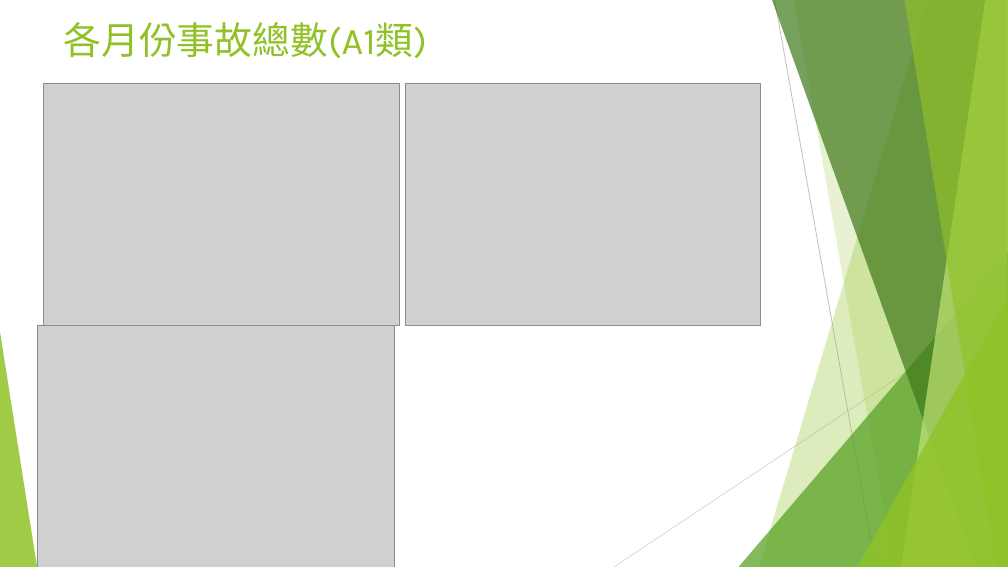
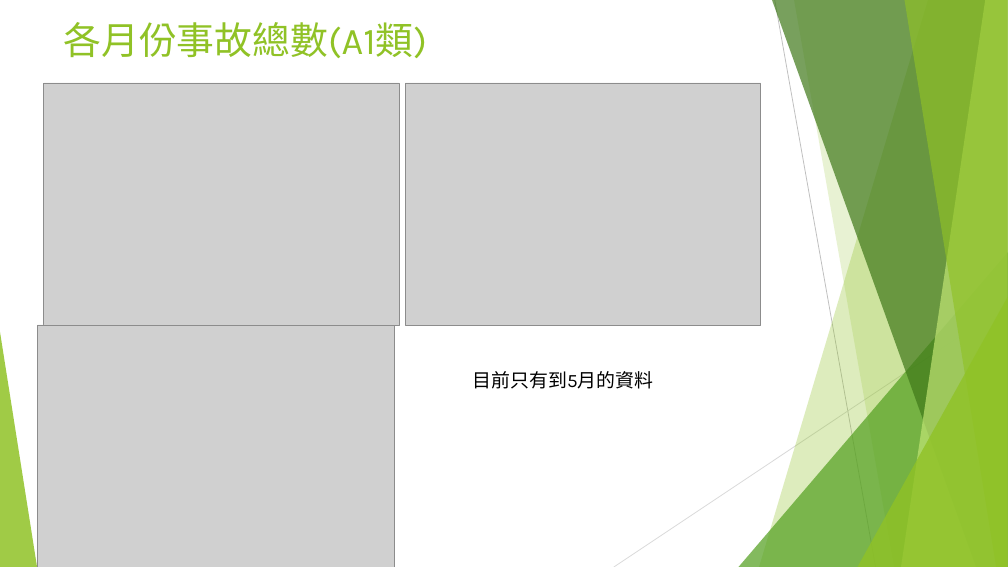
Before and after one commit to ooxx2500/python-sql-for-test, a slide deck: slide 4 of python/專題報告/專題報告-台灣交通事故.pptx (slide 3 before the commit). Drawn at 1008x567 pixels with LibreOffice and Linux fonts; fonts in the diff are those of the drawing; grey boxes stand for pictures. Boxes give left, top, right and bottom in pixels: in the first picture for what was removed or moved away, otherwise in the second. Text is boxed around its words. In the diff, an @@ line names an element or a change of style, - is before the commit and + after.

```diff
--- a/python/專題報告/專題報告-台灣交通事故.pptx
+++ b/python/專題報告/專題報告-台灣交通事故.pptx
@@ text added at (473,371,654,389), 18 pt, text #000000 @@
+目前只有到5月的資料
```
Also in this commit, not shown: 5 other slides changed, 1 slide added, 2 other files.
